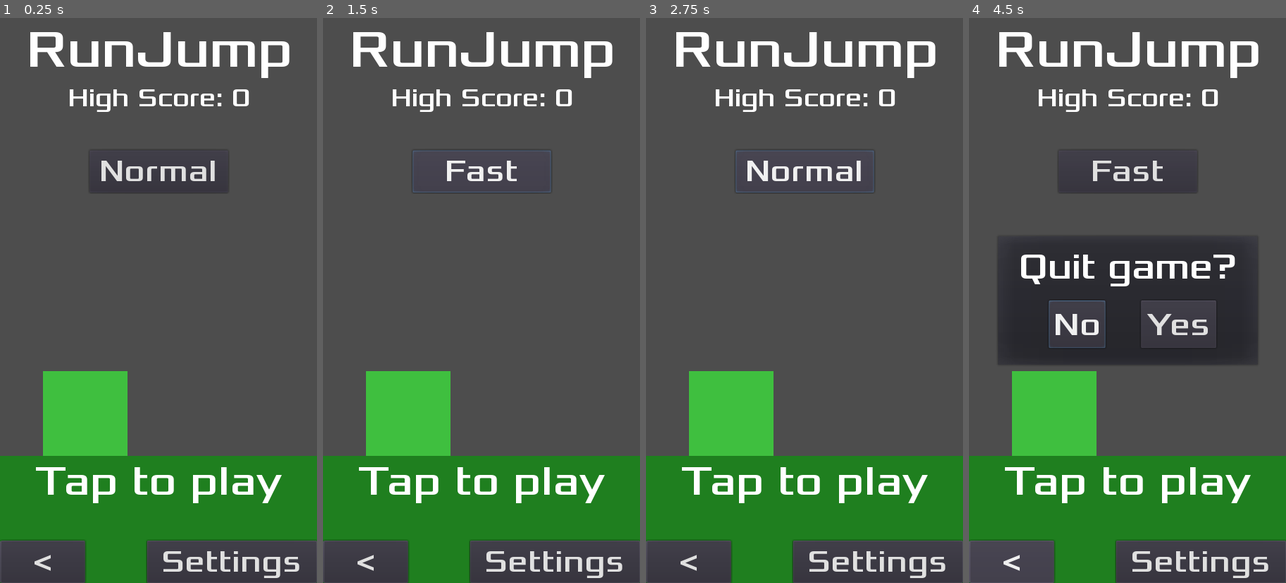
Above: before the commit, frames 1-4 (left to right).
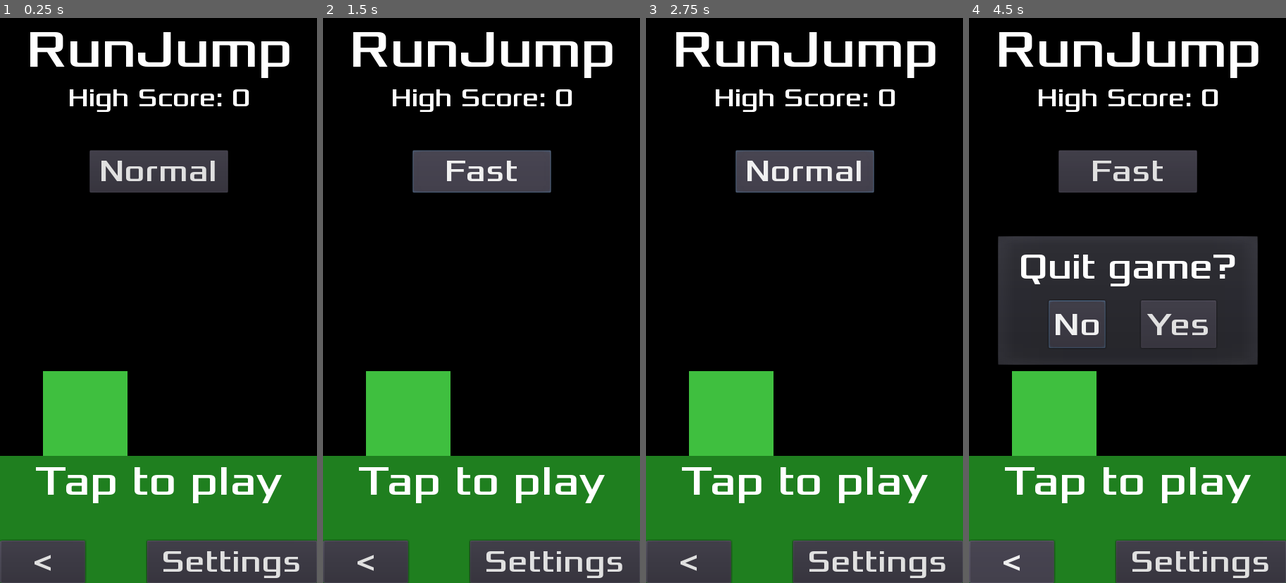
Above: after the commit, the same moments.

Repository: tomas7770/RunJump
Game: Godot game, scene res://scenes/Title/Title.tscn
The game is run twice, just before and just after one commit, with the same random seed, the same clock (stepped at 60 frames per second) and the same inputs.
Inputs:
- Up to frame 1 (0.25 s): no input
- Up to frame 2 (1.5 s): click "Normal" at 0.5 s; click "Easy" at 1.25 s
- Up to frame 3 (2.75 s): click "Fast" at 2 s
- Up to frame 4 (4.5 s): click "Normal" at 2.75 s; click "Easy" at 3.5 s; click "<" at 4.25 s

The runs differ from the first frame. In frame 1, 68% of the frame differs, in the area x 0-100%, y 0-78%; in frame 2, 68%; in frame 3, 68%; in frame 4, 49%.

Commit message:
Change default background color to black

Diff:
--- a/project.godot
+++ b/project.godot
@@ -46,5 +46,5 @@
 quality/driver/driver_name="GLES2"
 vram_compression/import_etc=true
 vram_compression/import_etc2=false
-environment/default_clear_color=Color( 0.301961, 0.301961, 0.301961, 1 )
+environment/default_clear_color=Color( 0, 0, 0, 1 )
 environment/default_environment="res://default_env.tres"
